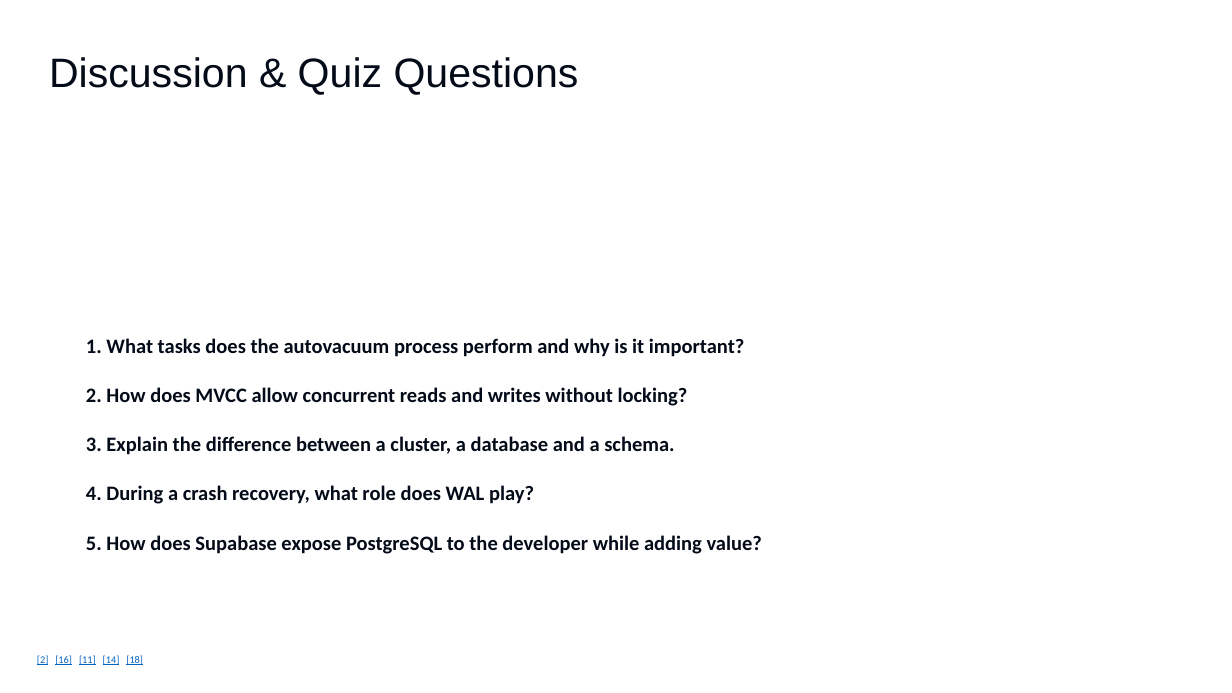
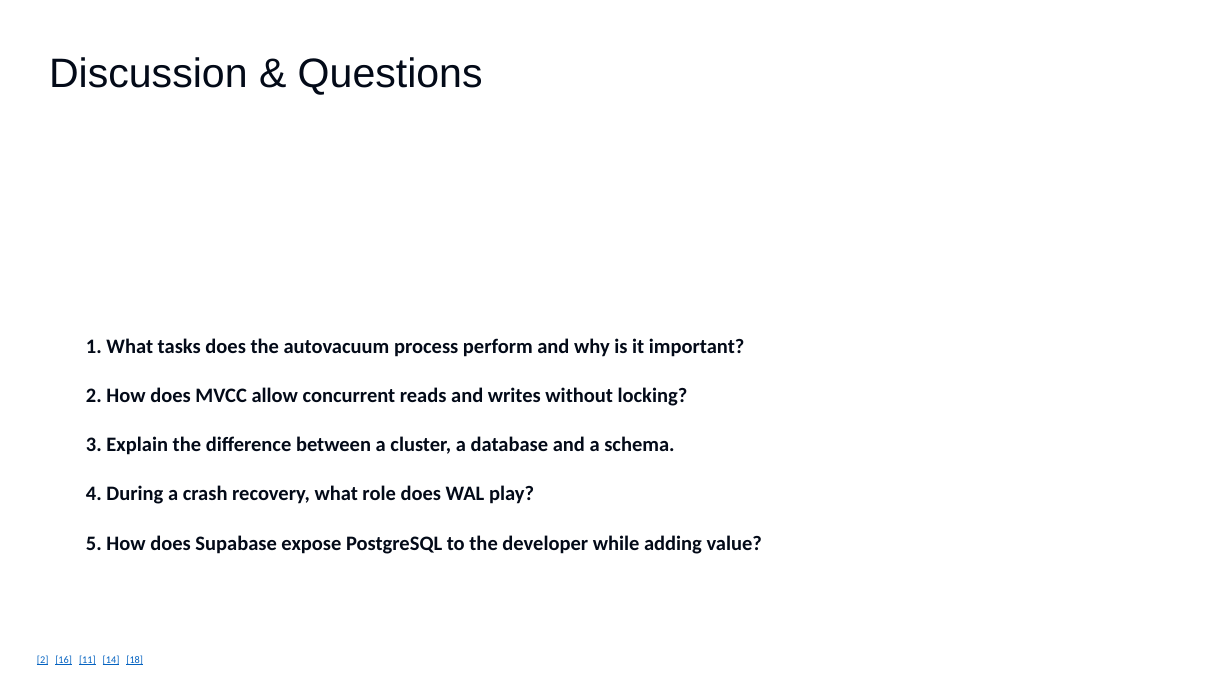
Before and after one commit to lolusername/CST4714_DB_admin, a slide deck: slide 17 of week_3/Postgres_architecture.pptx. Drawn at 1232x693 pixels with LibreOffice and Linux fonts; fonts in the diff are those of the drawing. Boxes give left, top, right and bottom in pixels: in the first picture for what was removed or moved away, otherwise in the second. Text is boxed around its words. In the diff, an @@ line names an element or a change of style, - is before the commit and + after.

```diff
--- a/week_3/Postgres_architecture.pptx
+++ b/week_3/Postgres_architecture.pptx
@@ text at (49,57,483,95): text changed @@
-Discussion & Quiz Questions
+Discussion & Questions
```
Also in this commit, not shown: 2 other slides changed, 11 other files.
